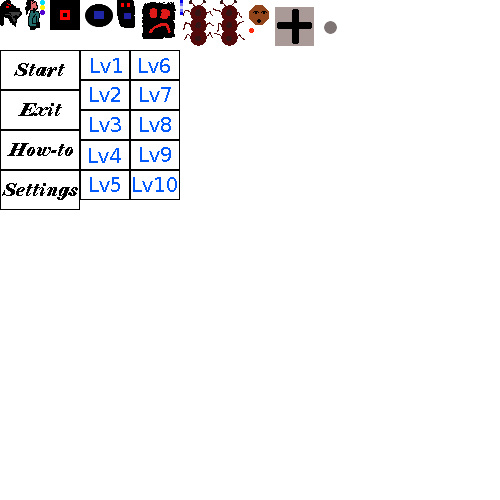
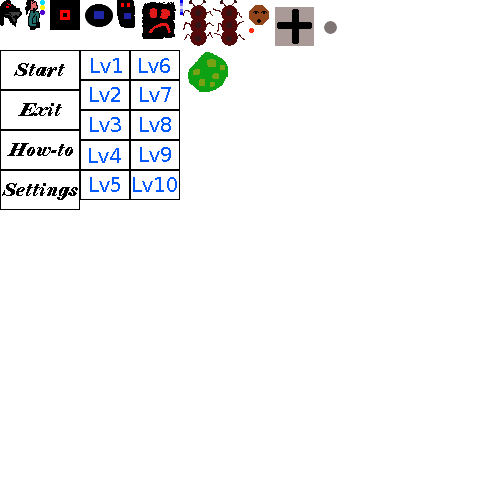
Before/after of a 500 × 500 layered artwork. What changed in the layer stack:
painted on "FirstSpriteSheet.png" over [188, 52, 228, 92]
